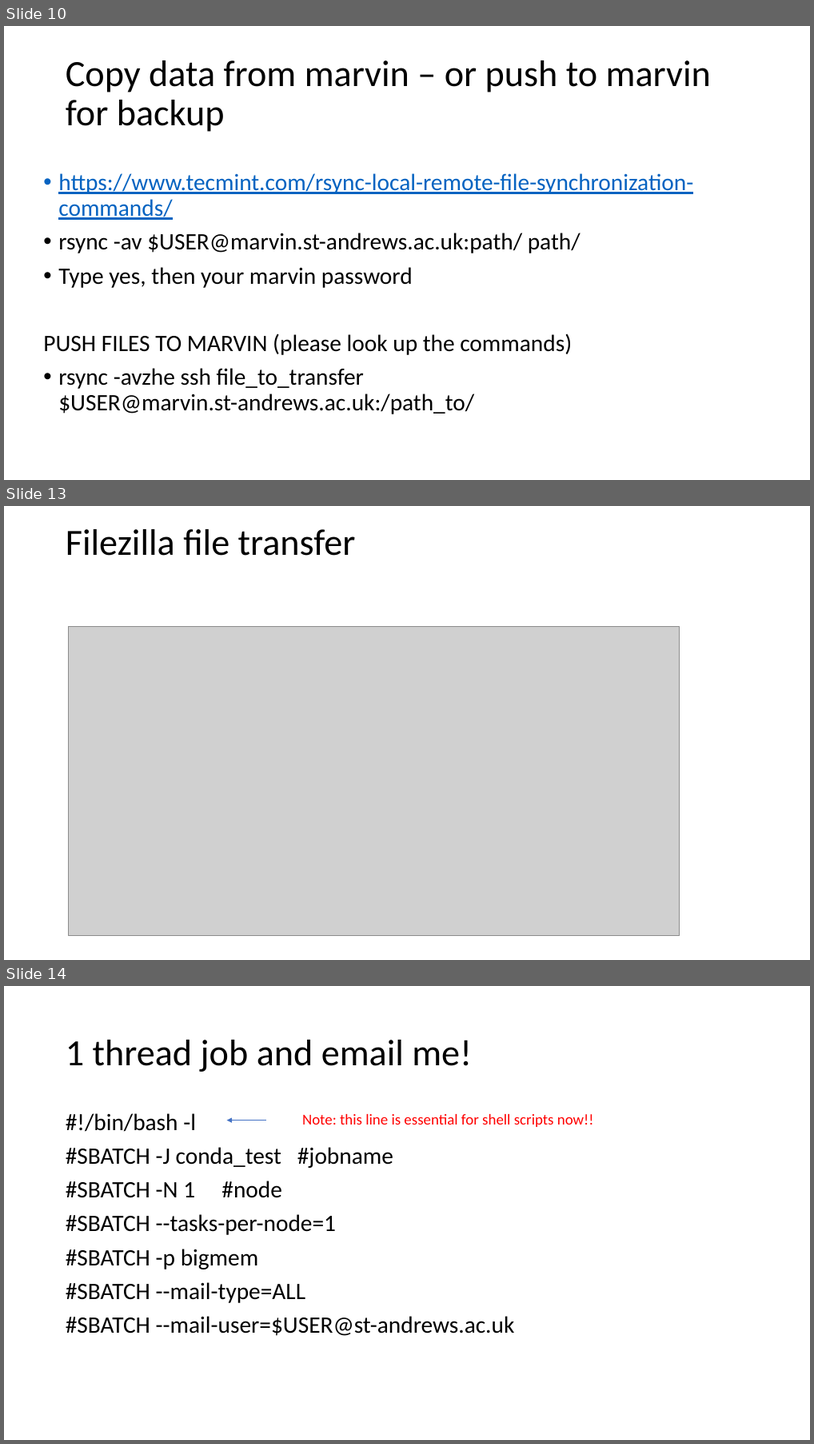
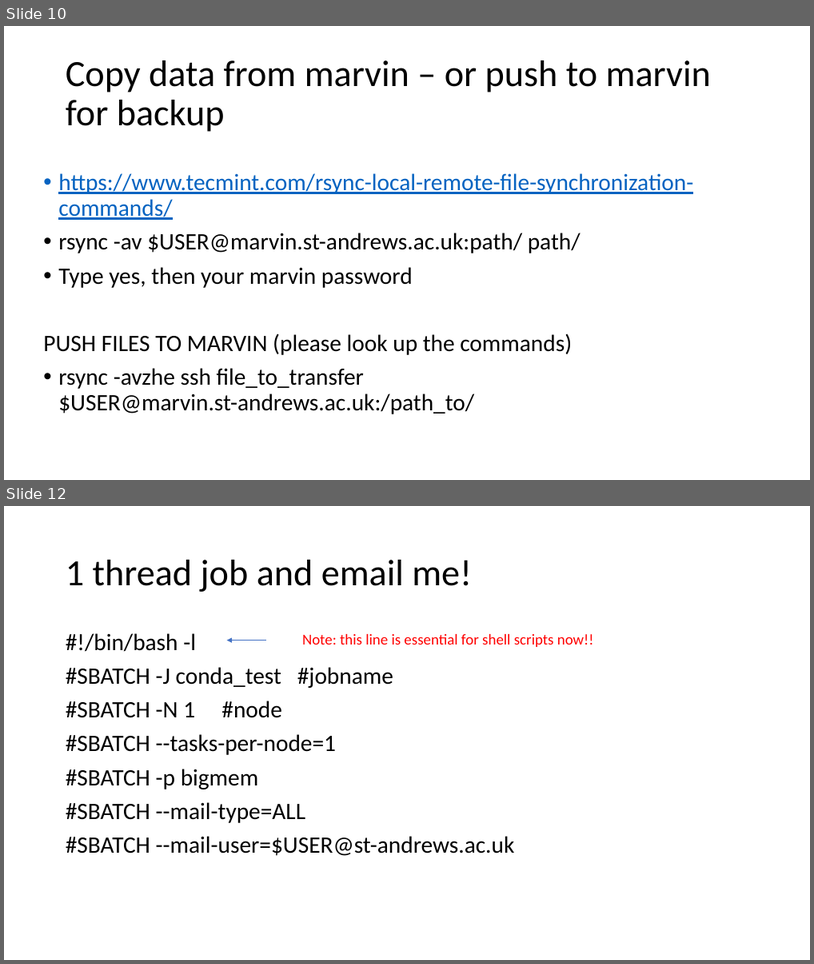
Before and after one commit to peterthorpe5/How_to_use_Kennedy_HPC, a slide deck: kenedy_getting_started-V1.pptx. Shown one above the other, each under a label of ours: slides 10, 13 and 14 before the commit, slides 10 and 12 after it; the slides between them are not shown. The pictures are 814x1444 and 814x964 pixels, drawn with LibreOffice and Linux fonts; fonts in the diff are those of the drawing; grey boxes stand for pictures. Boxes give left, top, right and bottom in pixels: in the first picture for what was removed or moved away, otherwise in the second. Text is boxed around its words. In the diff, an @@ line names an element or a change of style, - is before the commit and + after.

```diff
--- a/kenedy_getting_started-V1.pptx
+++ b/kenedy_getting_started-V1.pptx
@@ slide 13 removed at (4, 506, 810, 960), background #FFFFFF @@
@@ title removed at (66, 529, 356, 556) @@
-Filezilla file transfer
@@ picture removed at (68, 626, 680, 935) @@
@@ what was slide 14 is now slide 12 @@
```
Also in this commit, not shown: 7 slides changed, 1 other slide removed.
